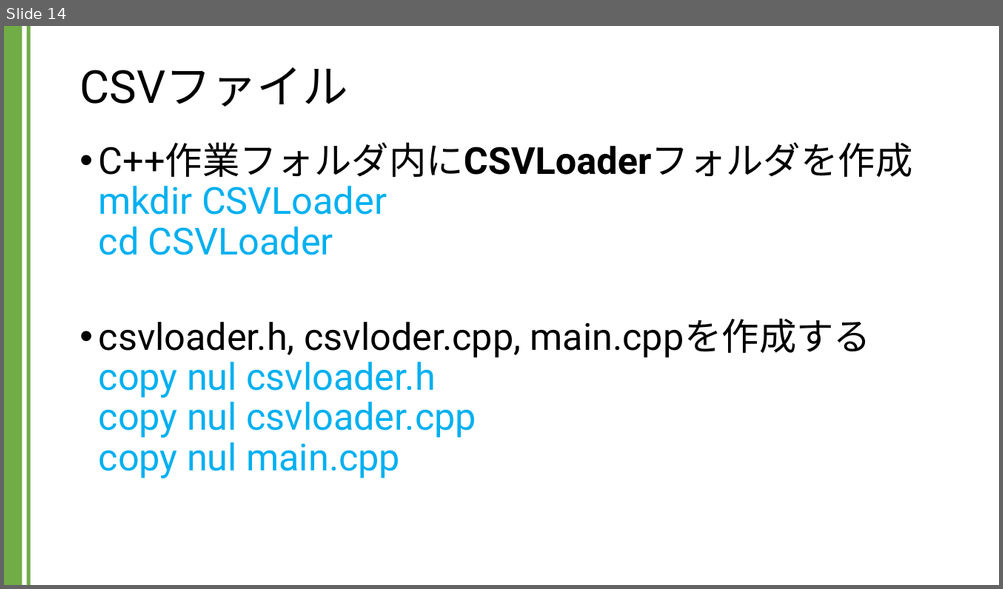
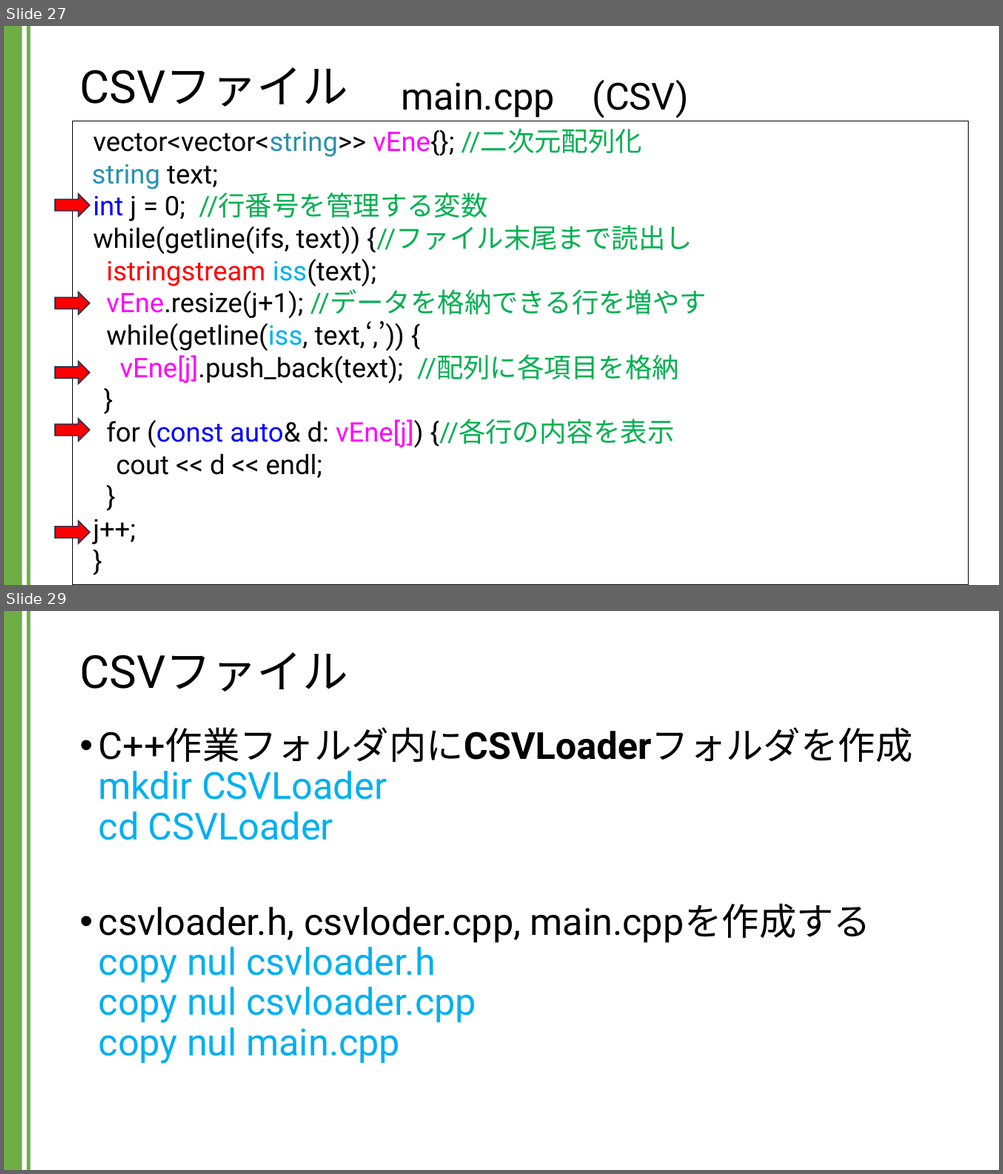
Before and after one commit to kic-murata/cpp2024, a slide deck: 授業資料/講義資料：CSVファイル.pptx. Shown one above the other, each under a label of ours: slide 14 before the commit, slides 27 and 29 after it; the slides between them are not shown. The pictures are 1003x589 and 1003x1174 pixels, drawn with LibreOffice and Linux fonts; fonts in the diff are those of the drawing. Boxes give left, top, right and bottom in pixels: in the first picture for what was removed or moved away, otherwise in the second. Text is boxed around its words. In the diff, an @@ line names an element or a change of style, - is before the commit and + after.

```diff
--- a/授業資料/講義資料：CSVファイル.pptx
+++ b/授業資料/講義資料：CSVファイル.pptx
@@ slide 27 added at <box>4,26,999,585</box>, background #FFFFFF; not listed: 2 template elements that a slide beside it also shows @@
@@ title added at <box>79,67,347,107</box>, 44 pt, text #000000 @@
+CSVファイル
@@ text added at <box>401,80,688,118</box>, 36 pt, text #000000 @@
+main.cpp (CSV)
@@ rectangle added at <box>73,121,969,585</box>, outline #000000 0.75 pt, 26 pt, text #000000 @@
+vector<vector<string>> vEne{}; //二次元配列化
+string text;
+int j = 0; //行番号を管理する変数
+while(getline(ifs, text)) {//ファイル末尾まで読出し
+istringstream iss(text);
+vEne.resize(j+1); //データを格納できる行を増やす
+while(getline(iss, text,‘,’)) {
+vEne[j].push_back(text); //配列に各項目を格納
+}
+for (const auto& d: vEne[j]) {//各行の内容を表示
+cout << d << endl;
+}
+j++;
+}
@@ right arrow added at <box>55,194,90,217</box>, fill #FF0000, outline #1E3256 1 pt @@
@@ right arrow added at <box>55,292,90,315</box>, fill #FF0000, outline #1E3256 1 pt @@
@@ right arrow added at <box>55,362,90,385</box>, fill #FF0000, outline #1E3256 1 pt @@
@@ right arrow added at <box>55,418,90,442</box>, fill #FF0000, outline #1E3256 1 pt @@
@@ right arrow added at <box>55,521,90,545</box>, fill #FF0000, outline #1E3256 1 pt @@
@@ what was slide 14 is now slide 29 @@
```
Also in this commit, not shown: 6 slides changed, 14 other slides added.
